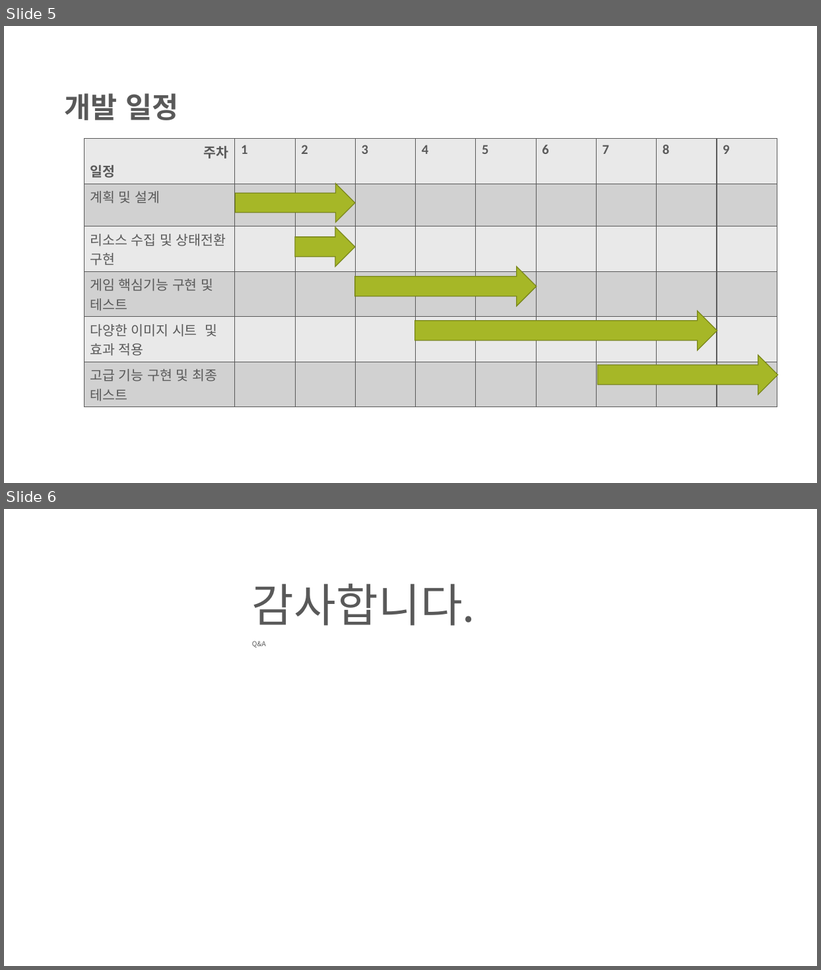
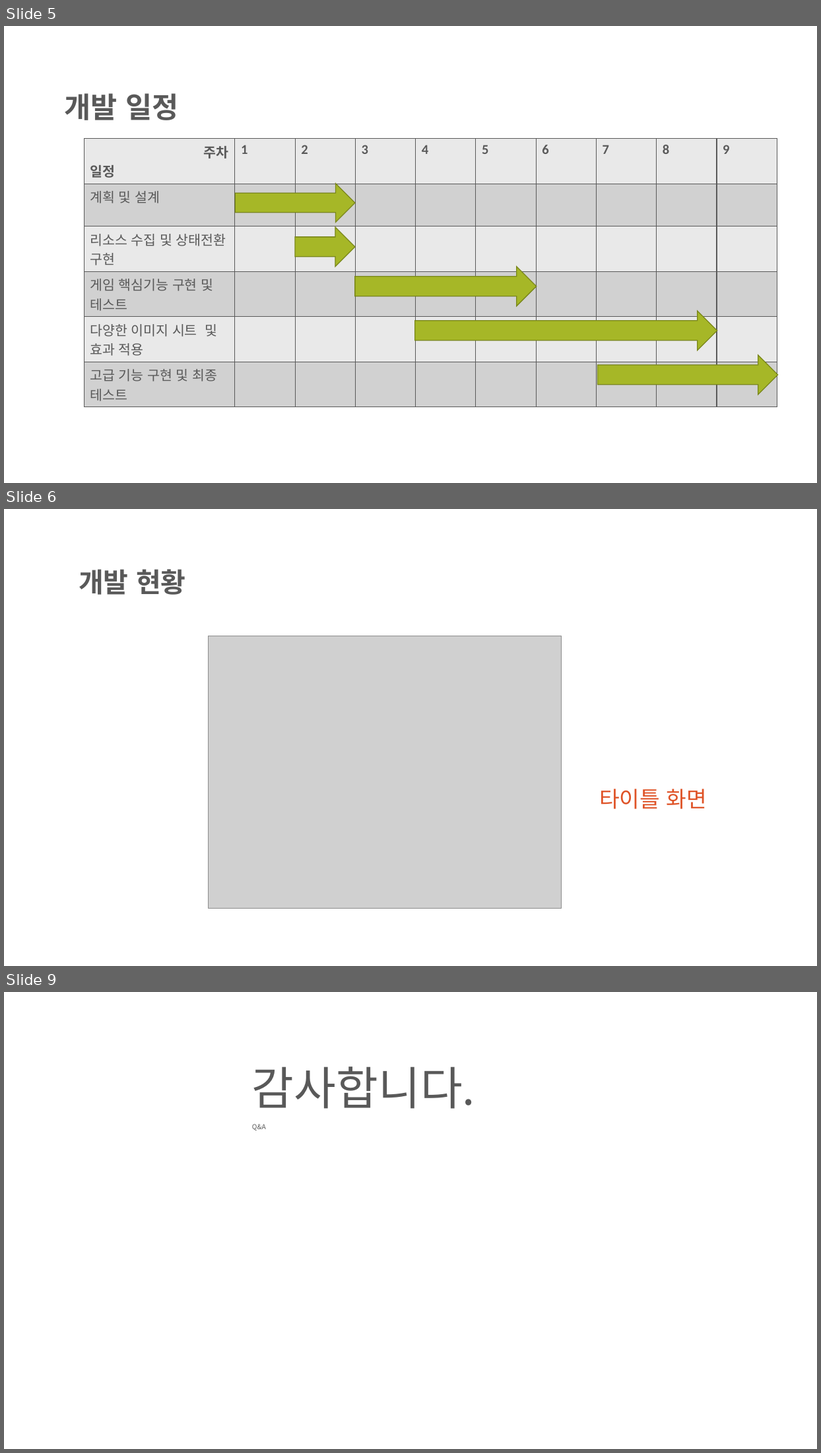
Before and after one commit to dustn9401/GameProgramming, a slide deck: term/2018_2dgp_2차발표_김연수.pptx. Shown one above the other, each under a label of ours: slides 5 and 6 before the commit, slides 5, 6 and 9 after it; the slides between them are not shown. The pictures are 821x970 and 821x1453 pixels, drawn with LibreOffice and Linux fonts; fonts in the diff are those of the drawing; grey boxes stand for pictures; background and template pictures are left out. Boxes give left, top, right and bottom in pixels: in the first picture for what was removed or moved away, otherwise in the second. Text is boxed around its words. In the diff, an @@ line names an element or a change of style, - is before the commit and + after.

```diff
--- a/term/2018_2dgp_2차발표_김연수.pptx
+++ b/term/2018_2dgp_2차발표_김연수.pptx
@@ slide 6 added at (4, 509, 817, 966), background picture (left out) @@
@@ text added at (79, 569, 186, 595), 32 pt, text #595959, bold @@
+개발 현황
@@ picture added at (209, 636, 561, 909) @@
@@ title added at (599, 789, 707, 809), 26 pt, text #DF5327 @@
+타이틀 화면
@@ what was slide 6 is now slide 9 @@
```
Also in this commit, not shown: 2 other slides added, 1 other file.
